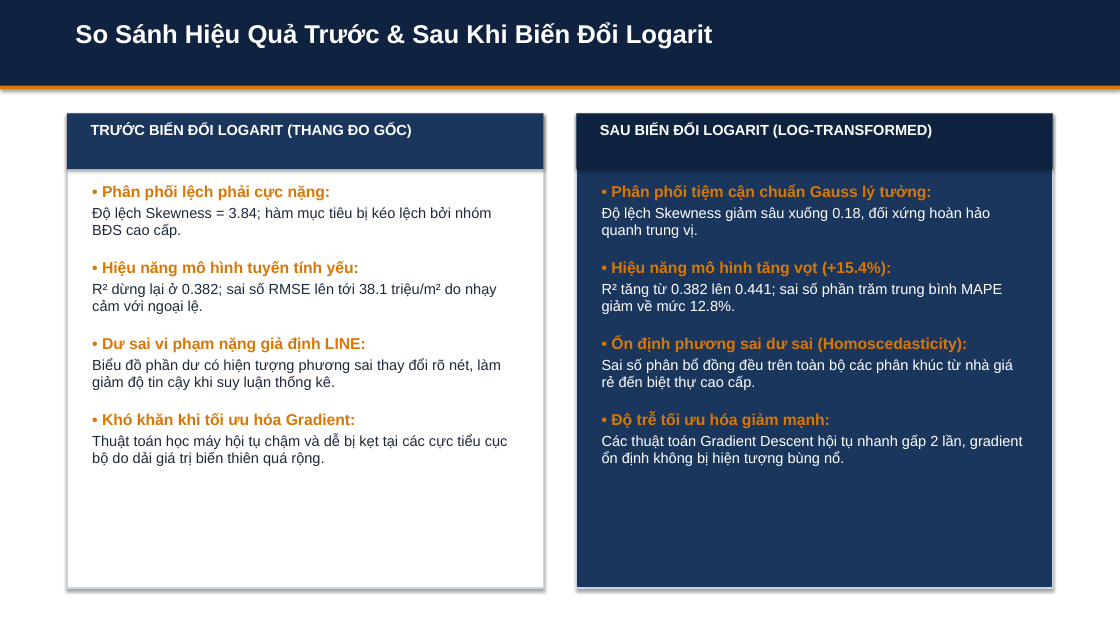
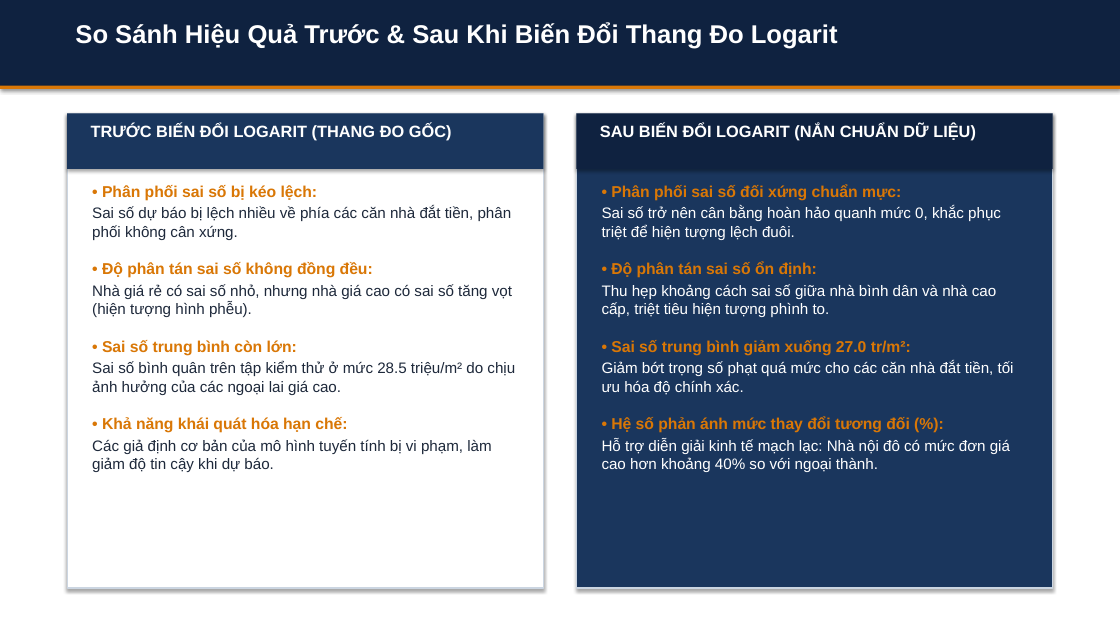
Before and after one commit to HoangLongNguyen-322007/bds_khdl, a slide deck: slide 20 of BAO_CAO_TIEN_DO_SLIDES.pptx. Drawn at 1120x630 pixels with LibreOffice and Linux fonts; fonts in the diff are those of the drawing. Boxes give left, top, right and bottom in pixels: in the first picture for what was removed or moved away, otherwise in the second. Text is boxed around its words. In the diff, an @@ line names an element or a change of style, - is before the commit and + after.

```diff
--- a/BAO_CAO_TIEN_DO_SLIDES.pptx
+++ b/BAO_CAO_TIEN_DO_SLIDES.pptx
@@ text at [75,22,838,49]: text changed @@
-So Sánh Hiệu Quả Trước & Sau Khi Biến Đổi Logarit
+So Sánh Hiệu Quả Trước & Sau Khi Biến Đổi Thang Đo Logarit
@@ text "TRƯỚC BIẾN ĐỔI LOGARIT (THANG ..." at [91,123,452,140]: size 12.5 to 14 pt @@
@@ text at [600,123,976,140]: text changed; size 12.5 to 14 pt @@
-SAU BIẾN ĐỔI LOGARIT (LOG-TRANSFORMED)
+SAU BIẾN ĐỔI LOGARIT (NẮN CHUẨN DỮ LIỆU)
@@ text at [92,185,515,472]: text changed; size 12.5 to 13 pt @@
-• Phân phối lệch phải cực nặng:
-Độ lệch Skewness = 3.84; hàm mục tiêu bị kéo lệch bởi nhóm BĐS cao cấp.
-• Hiệu năng mô hình tuyến tính yếu:
-R² dừng lại ở 0.382; sai số RMSE lên tới 38.1 triệu/m² do nhạy cảm với ngoại lệ.
-• Dư sai vi phạm nặng giả định LINE:
-Biểu đồ phần dư có hiện tượng phương sai thay đổi rõ nét, làm giảm độ tin cậy khi suy luận thống kê.
-• Khó khăn khi tối ưu hóa Gradient:
-Thuật toán học máy hội tụ chậm và dễ bị kẹt tại các cực tiểu cục bộ do dải giá trị biến thiên quá rộng.
+• Phân phối sai số bị kéo lệch:
+Sai số dự báo bị lệch nhiều về phía các căn nhà đắt tiền, phân phối không cân xứng.
+• Độ phân tán sai số không đồng đều:
+Nhà giá rẻ có sai số nhỏ, nhưng nhà giá cao có sai số tăng vọt (hiện tượng hình phễu).
+• Sai số trung bình còn lớn:
+Sai số bình quân trên tập kiểm thử ở mức 28.5 triệu/m² do chịu ảnh hưởng của các ngoại lai giá cao.
+• Khả năng khái quát hóa hạn chế:
+Các giả định cơ bản của mô hình tuyến tính bị vi phạm, làm giảm độ tin cậy khi dự báo.
@@ text at [602,184,1014,472]: text changed; size 12.5 to 13 pt @@
-• Phân phối tiệm cận chuẩn Gauss lý tưởng:
-Độ lệch Skewness giảm sâu xuống 0.18, đối xứng hoàn hảo quanh trung vị.
-• Hiệu năng mô hình tăng vọt (+15.4%):
-R² tăng từ 0.382 lên 0.441; sai số phần trăm trung bình MAPE giảm về mức 12.8%.
-• Ổn định phương sai dư sai (Homoscedasticity):
-Sai số phân bổ đồng đều trên toàn bộ các phân khúc từ nhà giá rẻ đến biệt thự cao cấp.
-• Độ trễ tối ưu hóa giảm mạnh:
-Các thuật toán Gradient Descent hội tụ nhanh gấp 2 lần, gradient ổn định không bị hiện tượng bùng nổ.
+• Phân phối sai số đối xứng chuẩn mực:
+Sai số trở nên cân bằng hoàn hảo quanh mức 0, khắc phục triệt để hiện tượng lệch đuôi.
+• Độ phân tán sai số ổn định:
+Thu hẹp khoảng cách sai số giữa nhà bình dân và nhà cao cấp, triệt tiêu hiện tượng phình to.
+• Sai số trung bình giảm xuống 27.0 tr/m²:
+Giảm bớt trọng số phạt quá mức cho các căn nhà đắt tiền, tối ưu hóa độ chính xác.
+• Hệ số phản ánh mức thay đổi tương đối (%):
+Hỗ trợ diễn giải kinh tế mạch lạc: Nhà nội đô có mức đơn giá cao hơn khoảng 40% so với ngoại thành.
```
Also in this commit, not shown: 22 other slides changed, 7 other files.
